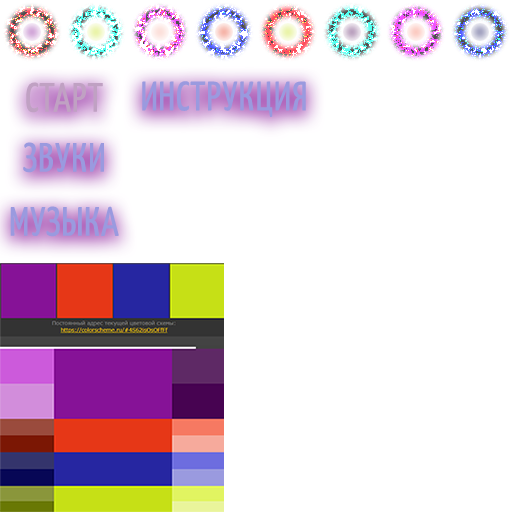
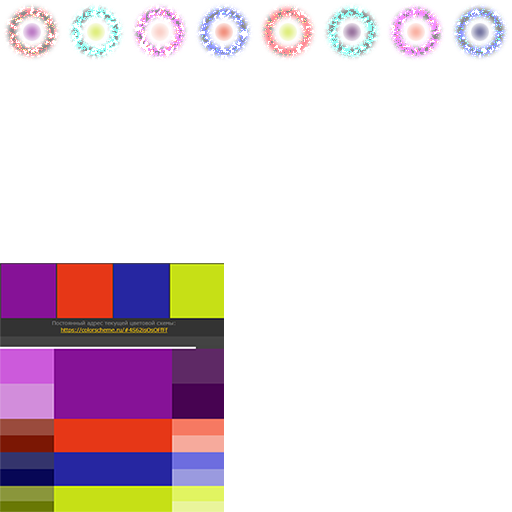
Two versions of the same layered image (512x512). Layer-by-layer changes:
added group "Фигуры в центре" with 8 layers above "Круги" over <box>23,23,489,41</box>
moved "Фигура в центре" into group "Фигуры в центре" over <box>23,23,41,41</box>
moved "Фигура в центре копия 7" into group "Фигуры в центре" over <box>471,23,489,41</box>
moved "Фигура в центре копия 6" into group "Фигуры в центре" over <box>407,23,425,41</box>
moved "Фигура в центре копия 5" into group "Фигуры в центре" over <box>343,23,361,41</box>
moved "Фигура в центре копия 4" into group "Фигуры в центре" over <box>279,23,297,41</box>
moved "Фигура в центре копия 3" into group "Фигуры в центре" over <box>215,23,233,41</box>
moved "Фигура в центре копия 2" into group "Фигуры в центре" over <box>151,23,169,41</box>
moved "Фигура в центре копия" into group "Фигуры в центре" over <box>87,23,105,41</box>
moved "Фигуры" into group "Круги" over <box>4,4,508,60</box>
removed group "Текст" (4 layers) over <box>10,81,306,237</box>
removed layer "ИНСТРУКЦИЯ" from group "Текст" over <box>142,81,306,117</box>
removed layer "МУЗЫКА" from group "Текст" over <box>10,206,119,237</box>
removed layer "ЗВУКИ" from group "Текст" over <box>23,142,104,173</box>
removed layer "СТАРТ" from group "Текст" over <box>26,82,103,113</box>
